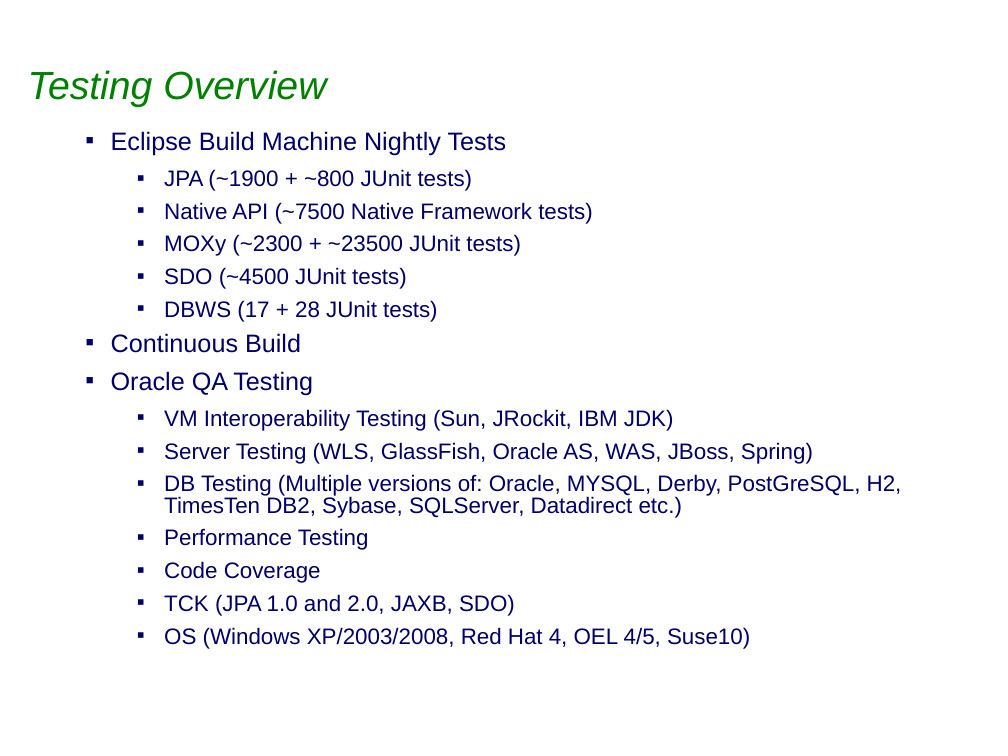
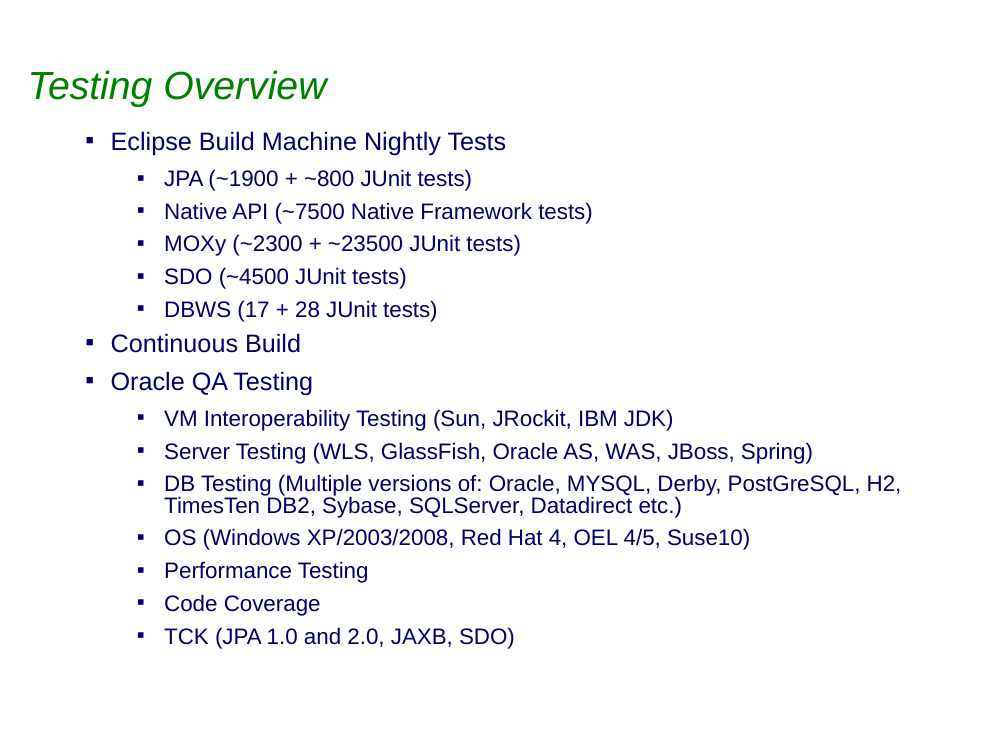
Before and after one commit to sabineheider/incubator, a slide deck: slide 2 of summit-2010/EclipseLink-Testing.ppt. Drawn at 1008x756 pixels with LibreOffice and Linux fonts; fonts in the diff are those of the drawing; background and template pictures are left out. Boxes give left, top, right and bottom in pixels: in the first picture for what was removed or moved away, otherwise in the second. Text is boxed around its words. In the diff, an @@ line names an element or a change of style, - is before the commit and + after.

```diff
--- a/summit-2010/EclipseLink-Testing.ppt
+++ b/summit-2010/EclipseLink-Testing.ppt
@@ text at (164,528,750,550): paragraph added @@
+  ▪ OS (Windows XP/2003/2008, Red Hat 4, OEL 4/5, Suse10)
@@ text at (164,627,750,649): paragraph removed @@
-  ▪ OS (Windows XP/2003/2008, Red Hat 4, OEL 4/5, Suse10)
```
Also in this commit, not shown: 3 other slides changed, 3 other files.
